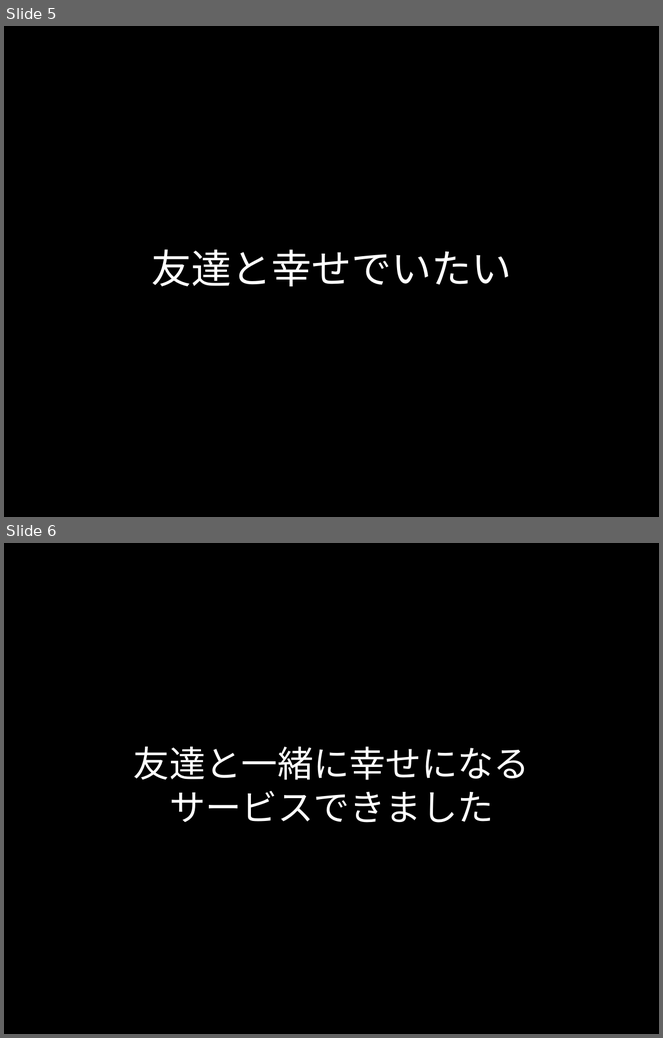
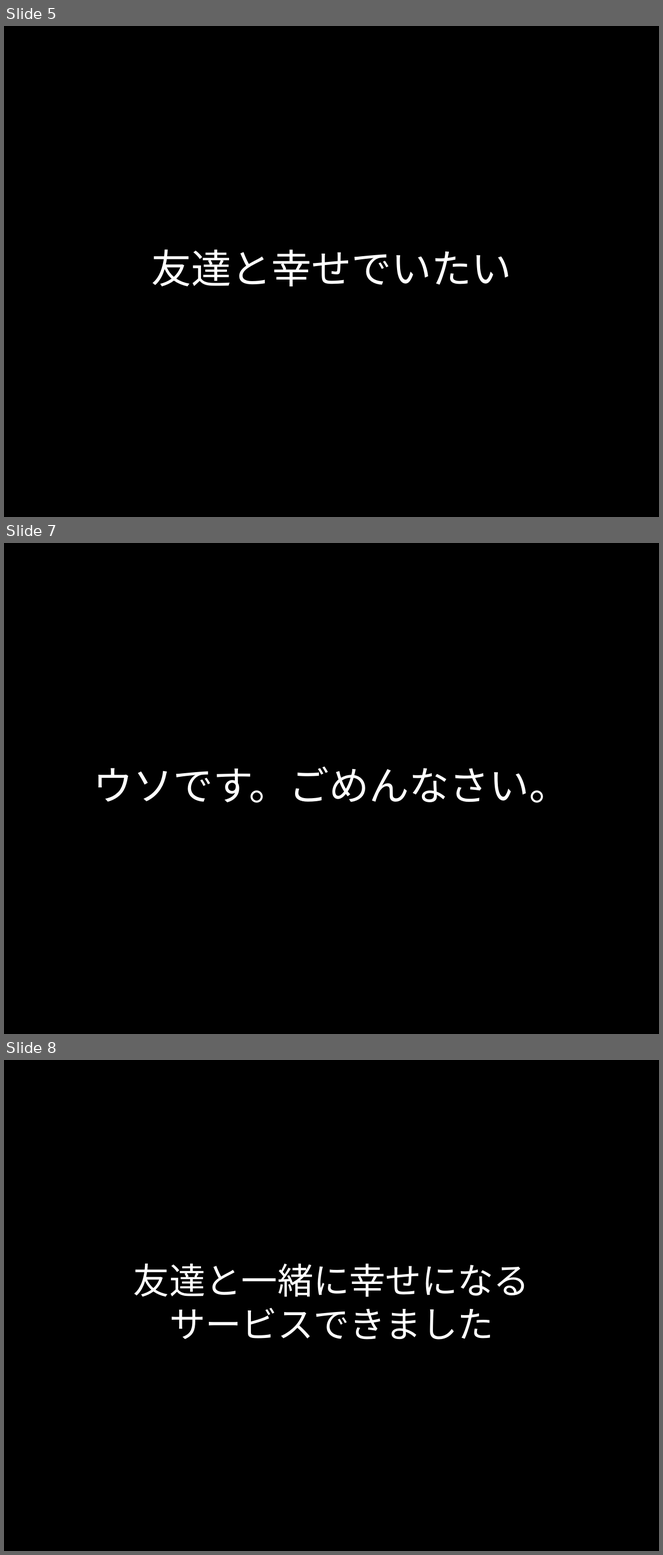
Before and after one commit to kgmyshin/PosNegFriends, a slide deck: doc/ポジネガフレンズ_発表用.pptx. Shown one above the other, each under a label of ours: slides 5 and 6 before the commit, slides 5, 7 and 8 after it; the slides between them are not shown. The pictures are 663x1038 and 663x1555 pixels, drawn with LibreOffice and Linux fonts; fonts in the diff are those of the drawing. Boxes give left, top, right and bottom in pixels: in the first picture for what was removed or moved away, otherwise in the second. Text is boxed around its words. In the diff, an @@ line names an element or a change of style, - is before the commit and + after.

```diff
--- a/doc/ポジネガフレンズ_発表用.pptx
+++ b/doc/ポジネガフレンズ_発表用.pptx
@@ slide 7 added at (4, 543, 659, 1034), background #000000 @@
@@ title added at (93, 767, 569, 803), 44 pt, text #FFFFFF @@
+ウソです。ごめんなさい。
@@ what was slide 6 is now slide 8 @@
```
Also in this commit, not shown: 1 other slide added, 1 other file.
